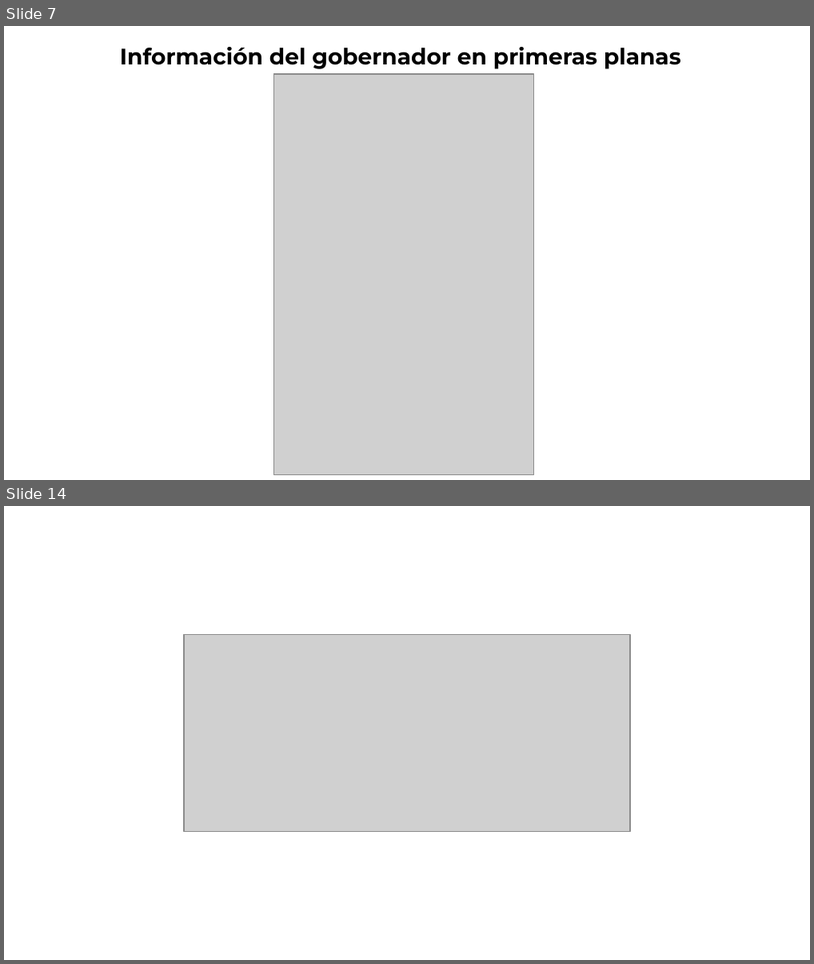
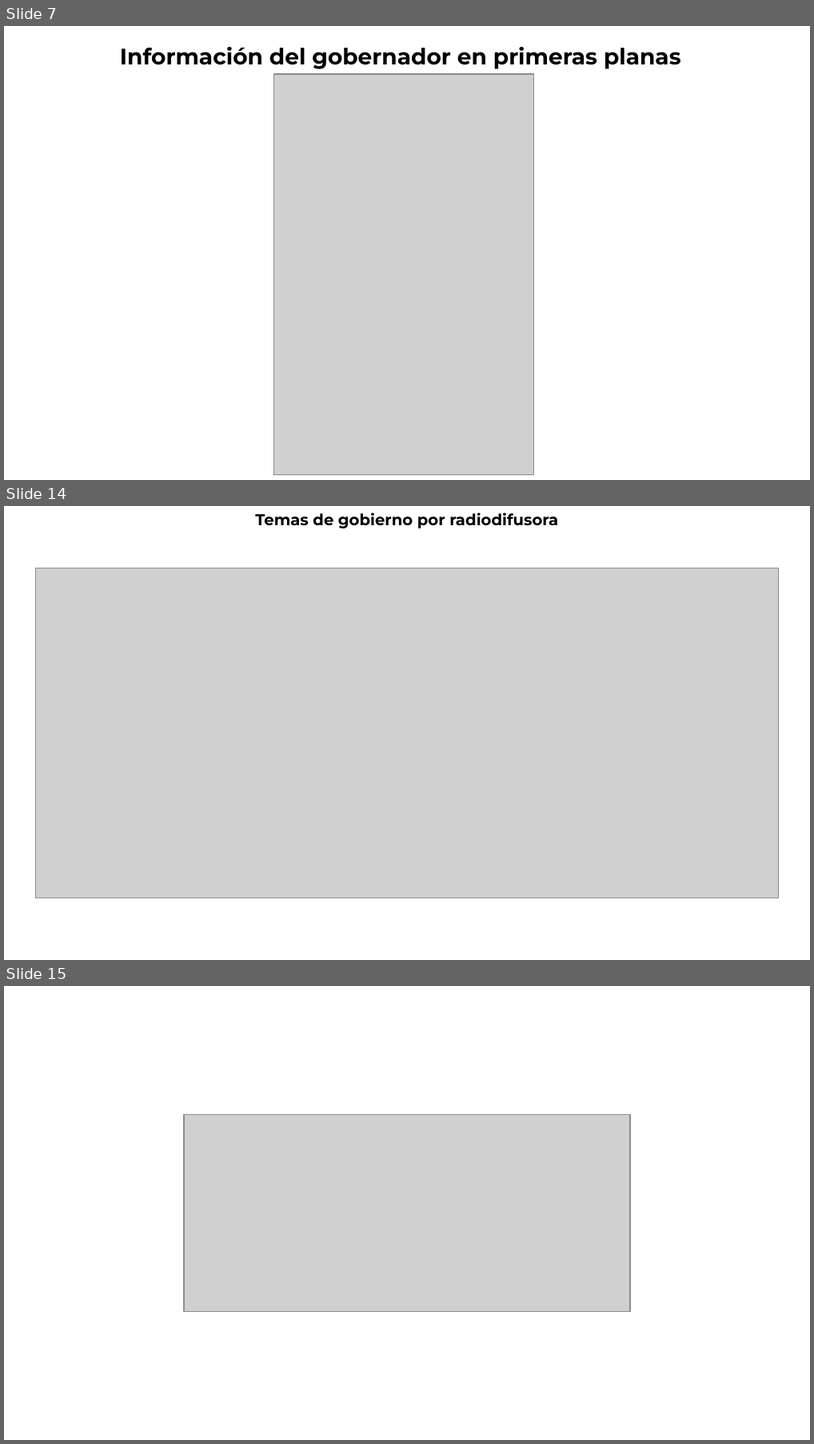
Before and after one commit to thelonious9/Reporteportadas, a slide deck: Reporte 050326.pptx. Shown one above the other, each under a label of ours: slides 7 and 14 before the commit, slides 7, 14 and 15 after it; the slides between them are not shown. The pictures are 814x964 and 814x1444 pixels, drawn with LibreOffice and Linux fonts; fonts in the diff are those of the drawing; grey boxes stand for pictures; background and template pictures are left out. Boxes give left, top, right and bottom in pixels: in the first picture for what was removed or moved away, otherwise in the second. Text is boxed around its words. In the diff, an @@ line names an element or a change of style, - is before the commit and + after.

```diff
--- a/Reporte 050326.pptx
+++ b/Reporte 050326.pptx
@@ slide 14 added at (x1=4, y1=506, x2=810, y2=960), background #FFFFFF @@
@@ text added at (x1=255, y1=512, x2=558, y2=528), 14 pt, text #000000, bold @@
+Temas de gobierno por radiodifusora
@@ picture added at (x1=36, y1=568, x2=779, y2=897) @@
@@ what was slide 14 is now slide 15 @@
```
Also in this commit, not shown: 2 slides changed, 4 other slides added, 4 slides removed.
